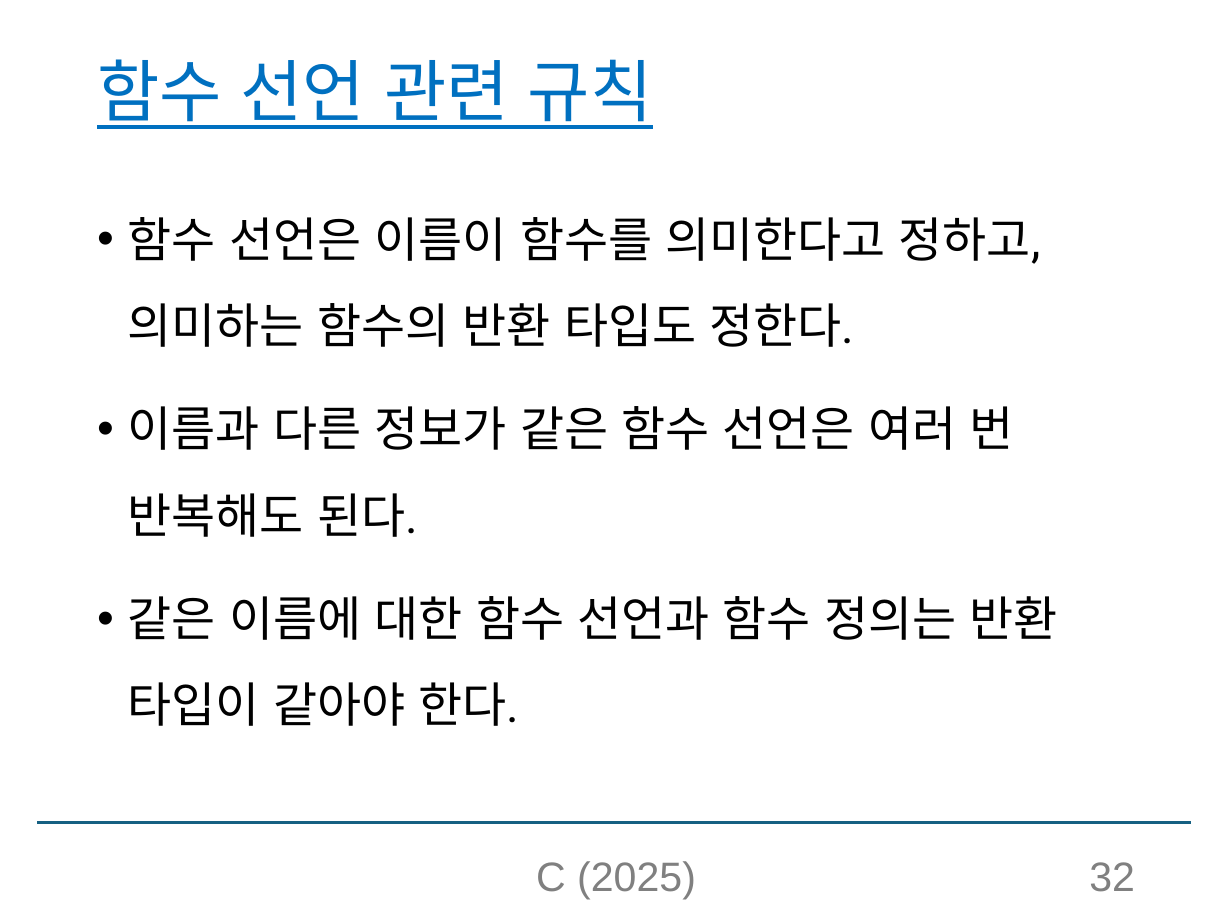
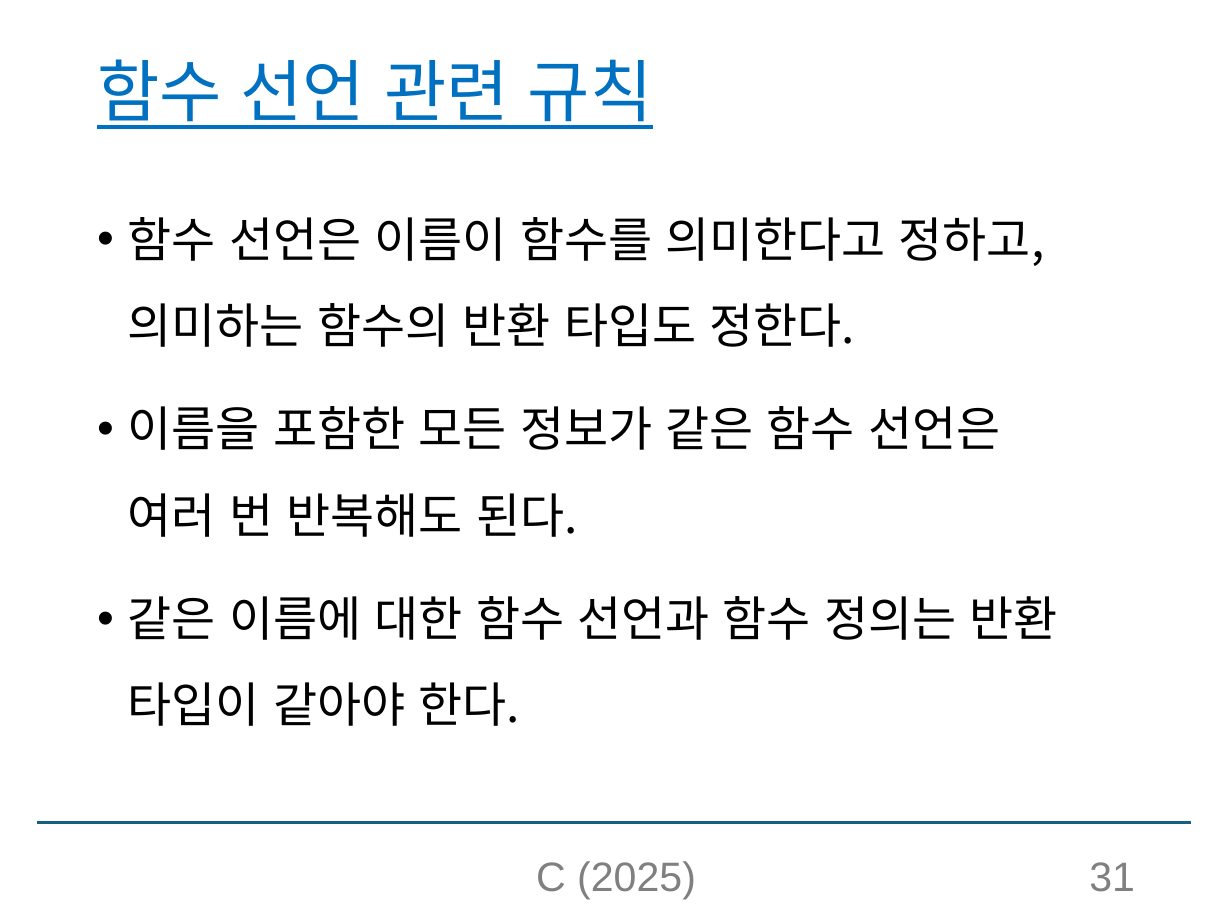
Before and after one commit to chaebkimm/C_ppt, a slide deck: slide 31 of C소개_실습제외.pptx (slide 32 before the commit). Drawn at 1232x924 pixels with LibreOffice and Linux fonts; fonts in the diff are those of the drawing. Boxes give left, top, right and bottom in pixels: in the first picture for what was removed or moved away, otherwise in the second. Text is boxed around its words. In the diff, an @@ line names an element or a change of style, - is before the commit and + after.

```diff
--- a/C소개_실습제외.pptx
+++ b/C소개_실습제외.pptx
@@ text at bbox=[128, 217, 1058, 726]: font Roboto to Noto Sans CJK KR in "함수 선언은 이름이 함수를 의미한다고 정하고, 의미하는 ...", "같은 이름에 대한 함수 선언과 함수 정의는 ..." @@
@@ text at bbox=[128, 406, 1000, 537]: text changed; font Roboto to Noto Sans CJK KR @@
-• 이름과 다른 정보가 같은 함수 선언은 여러 번 반복해도 된다.
+• 이름을 포함한 모든 정보가 같은 함수 선언은 여러 번 반복해도 된다.
@@ page number at bbox=[1089, 862, 1135, 892]: text changed @@
-32
+31
```
Also in this commit, not shown: 104 other slides changed, 1 slide removed.
